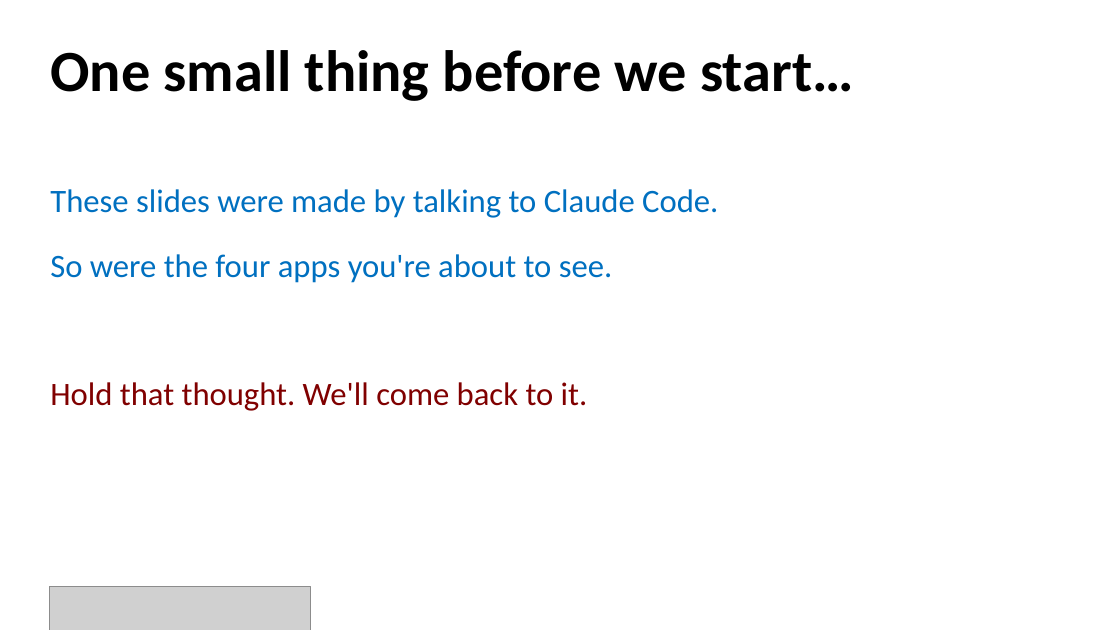
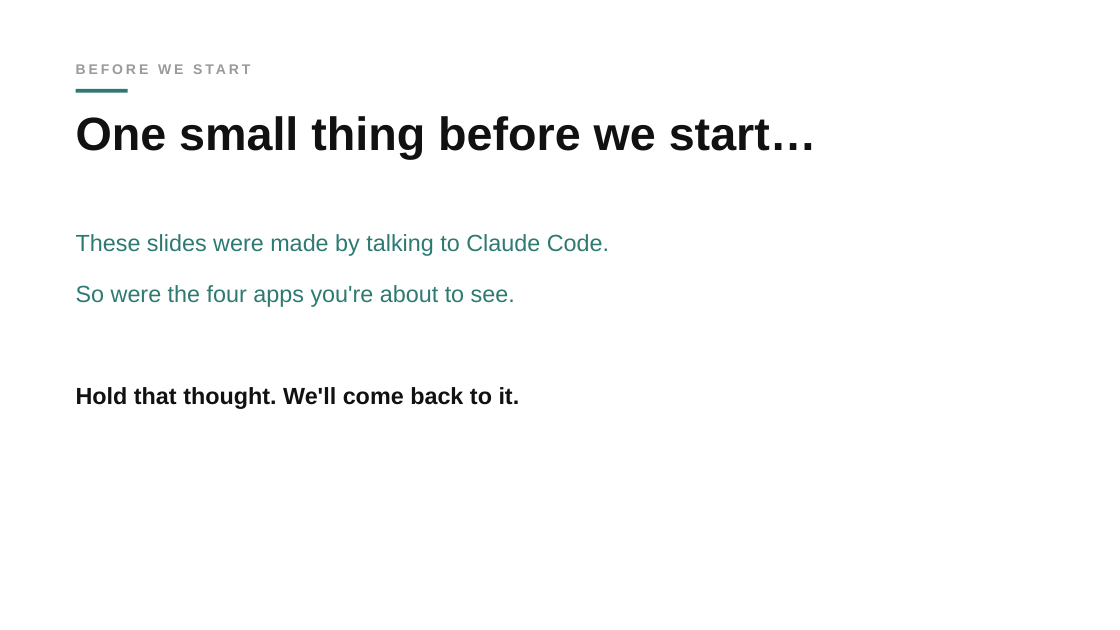
Before and after one commit to batuhan-gundogdu/uchicago-claude-code-workshop, a slide deck: slide 6 of deck/workshop.pptx. Drawn at 1120x630 pixels with LibreOffice and Linux fonts; fonts in the diff are those of the drawing; grey boxes stand for pictures. Boxes give left, top, right and bottom in pixels: in the first picture for what was removed or moved away, otherwise in the second. Text is boxed around its words. In the diff, an @@ line names an element or a change of style, - is before the commit and + after.

Commit message:
Restyle workshop deck to minimalist 'simple' look
Rewrite theme.js: white space, Avenir Next, small gray uppercase
micro-labels with a short teal rule, bold black titles, a faint
watermark word on the cover, and a single muted-teal accent (drops the
UChicago footer/phoenix and the blue/green/maroon semantic palette;
emphasis -> teal, punchlines -> black bold, labels -> gray). Add
kickers and a cover watermark in build.js.

```diff
--- a/deck/workshop.pptx
+++ b/deck/workshop.pptx
@@ rectangle added at <box>76,89,128,92</box>, fill #2E7A72 @@
@@ text "One small thing before we ...": place and size @@
-text "One small thing before we ..." at <box>50,50,853,101</box>
+text "One small thing before we ..." at <box>76,116,425,405</box>
@@ text "One small thing before we ..." at <box>76,116,425,405</box>: size 50 to 40 pt, font Calibri to Arial, text colour #000000 to #111111; line spacing 1 to 0.98 @@
@@ text added at <box>438,116,817,151</box>, 12 pt, text #9A9A9A, bold @@
+BEFORE WE START
@@ text "These slides were made by ...": place and size @@
-text "These slides were made by ..." at <box>50,189,718,411</box>
+text "These slides were made by ..." at <box>76,234,609,409</box>
@@ text "These slides were made by ..." at <box>76,234,609,409</box>: size 28 to 20 pt, font Calibri to Arial; text colour #0070C0 to #2E7A72 in "These slides were made by talking to ...", "So were the four apps you're about ..."; text colour #800000 to #111111, bold on in "Hold that thought. We'll come back to ..."; line spacing 1.1 to 1.15; less space between paragraphs @@
@@ picture removed at <box>50,586,311,630</box> @@
```
Also in this commit, not shown: 16 other slides changed, 2 other files.
